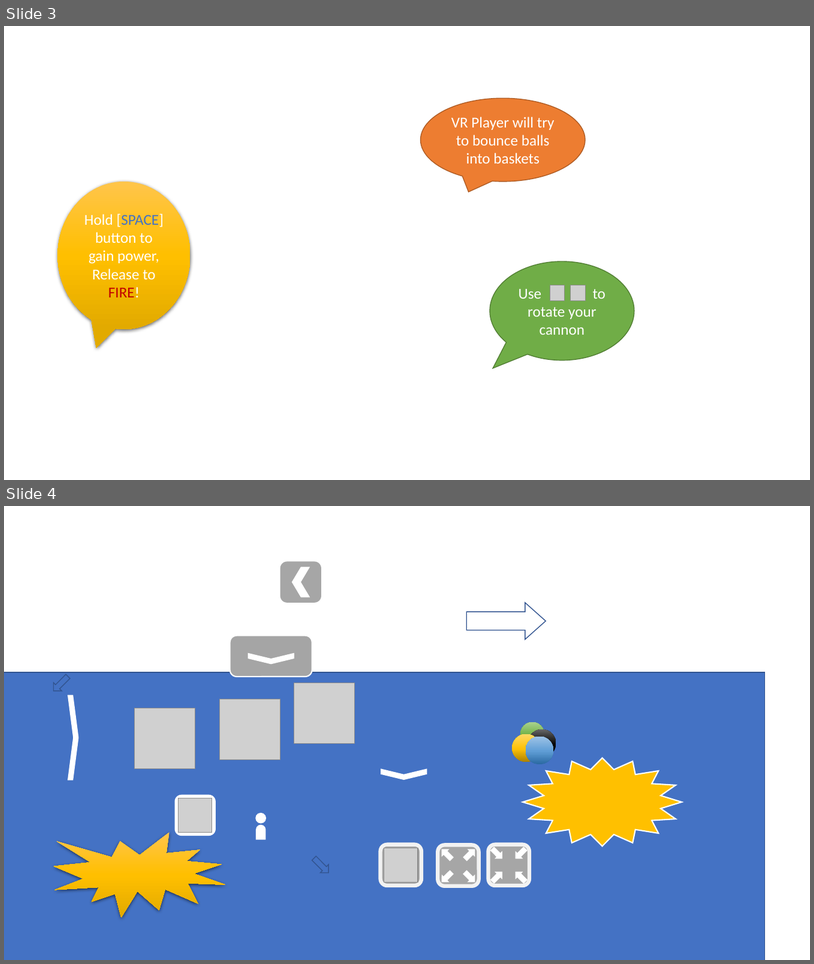
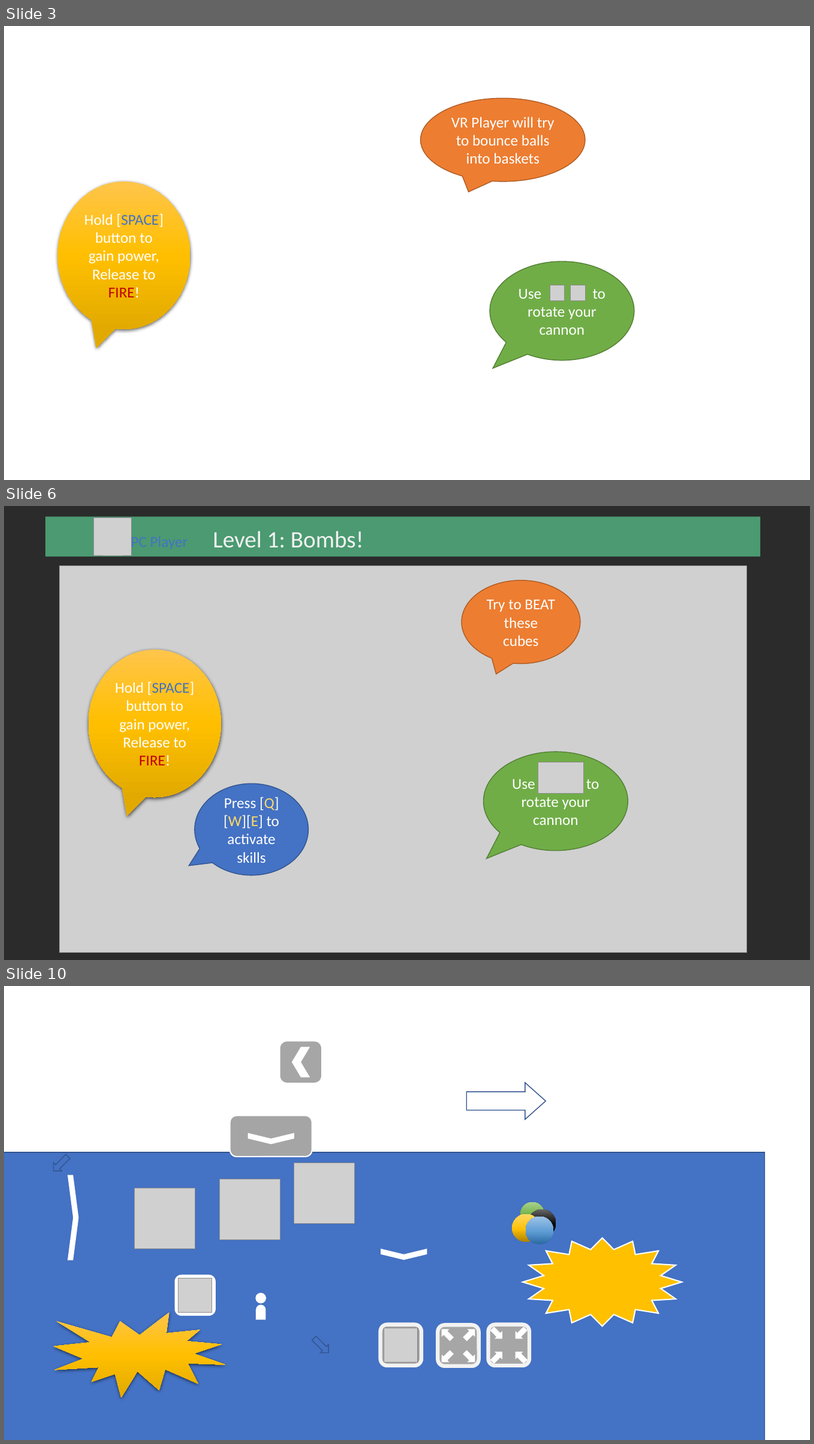
Before and after one commit to dyzsunson/BunnyBall_VR, a slide deck: Document/Rabbit_Tutorial.pptx. Shown one above the other, each under a label of ours: slides 3 and 4 before the commit, slides 3, 6 and 10 after it; the slides between them are not shown. The pictures are 814x964 and 814x1444 pixels, drawn with LibreOffice and Linux fonts; fonts in the diff are those of the drawing; grey boxes stand for pictures; background and template pictures are left out; a plain dark background stands for a picture behind light text. Boxes give left, top, right and bottom in pixels: in the first picture for what was removed or moved away, otherwise in the second. Text is boxed around its words. In the diff, an @@ line names an element or a change of style, - is before the commit and + after.

```diff
--- a/Document/Rabbit_Tutorial.pptx
+++ b/Document/Rabbit_Tutorial.pptx
@@ slide 6 added at [4, 506, 810, 960], background picture (left out) @@
@@ rectangle added at [46, 516, 761, 556], fill #5ACA8F at 70% opacity @@
@@ picture added at [93, 518, 132, 556] @@
@@ text added at [125, 529, 195, 553], 18 pt, text #4472C4 @@
+PC Player
@@ text added at [213, 531, 364, 548], 28 pt, text #F2F2F2 @@
+Level 1: Bombs!
@@ picture added at [60, 566, 747, 952] @@
@@ speech bubble added at [462, 580, 581, 664], fill #ED7D31, outline #AF5C24 1 pt, 18 pt, text #FFFFFF @@
+Try to BEAT these cubes
@@ speech bubble added at [89, 649, 221, 797], fill gradient #FFC64B to #FFC000 to #E3AB00, 18 pt, text #FFFFFF @@
+Hold [SPACE] button to gain power,
+Release to FIRE!
@@ speech bubble added at [484, 751, 629, 850], fill #70AD47, outline #538035 1 pt, 18 pt, text #FFFFFF @@
+Use to rotate your cannon
@@ picture added at [538, 762, 584, 793] @@
@@ speech bubble added at [195, 784, 308, 875], fill #4472C4, outline #325491 1 pt, 18 pt, text #FFFFFF @@
+Press [Q][W][E] to activate skills
@@ what was slide 4 is now slide 10 @@
```
Also in this commit, not shown: 2 slides changed, 5 other slides added, 38 other files.
